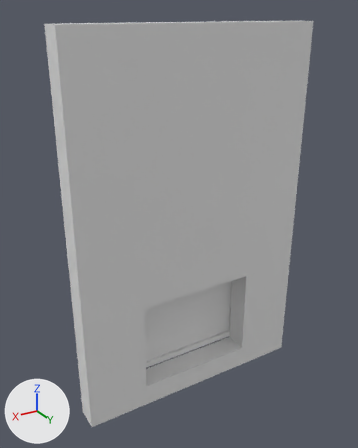
One commit to the FBX model Assets/Meshes/Walls/ME_gratewall_2x3.fbx: the scene before it, then after it.
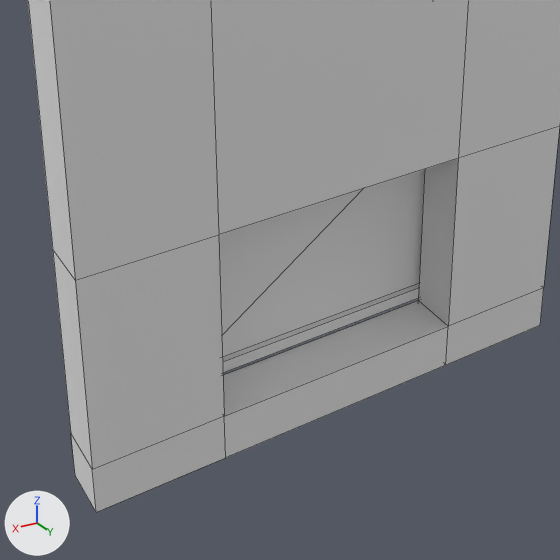
Old and new are each drawn whole from a 50 mm camera at (23.96, 3.05, 2.87) aimed at (22.07, -0.09, 1.3) and again close up on the part from 14% to 81% of the width and 47% to 100% of the height. The lights are fixed; the arrows at lower left show +X, +Y and +Z. The close-ups show mesh edges as thin lines. Where no turn or scale is listed for an object, it has been applied to the vertices.

Objects in the first close-up: 'ME_grate', 'ME_gratewall_2x3'.
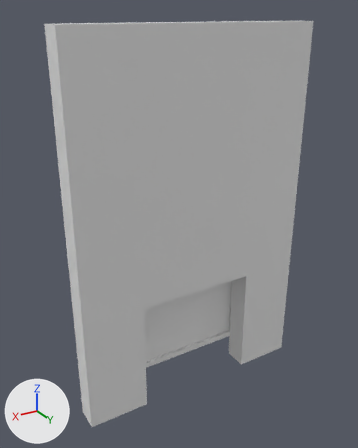
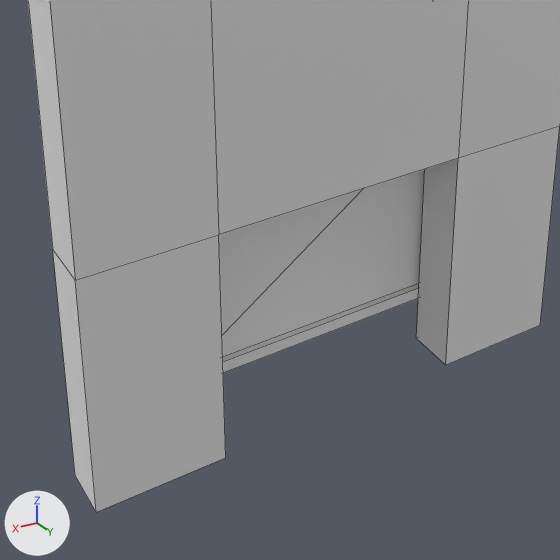
What the commit changed:
me_cube_015 is used by ob_me_gratewall_2x3; location (22.0, 0.0, 1.3); rotation (1.571, 0.0, 0.0), in degrees (90, 0, 0); scale (2.0, 1.0, 1.0).
me_cube_015 had 32 vertices, 32 faces and spanned x -0.5..0.5, y -1.5..1.5, z -0.1..0.1.
me_cube_015 now has 24 vertices, 22 faces and spans x -1.0..1.0, y -1.5..1.5, z -0.1..0.1.
Part 1, on me_cube_015:
20 vertices are removed from x -0.5..0.5, y -1.5..1.5, z -0.1..0.1.
32 faces are deleted.
6 new vertices lie (-0.5, 0.0, 0.0) away from vertices in x -0.5, y -1.5..1.5, z -0.1..0.1.
6 new vertices lie (0.5, 0.0, 0.0) away from vertices in x 0.5, y -1.5..1.5, z -0.1..0.1.
22 new faces join them.
Object 'ME_gratewall_2x3' (ob_me_gratewall_2x3) is rescaled from (2.0, 1.0, 1.0) to (1.0, 1.0, 1.0).

Where the change shows, as pixel boxes (x1, y1, x2, y2) in the close-ups (560 x 560 px):
'ME_gratewall_2x3', reshaped, rescaled
    both: (28, 0, 560, 512)
